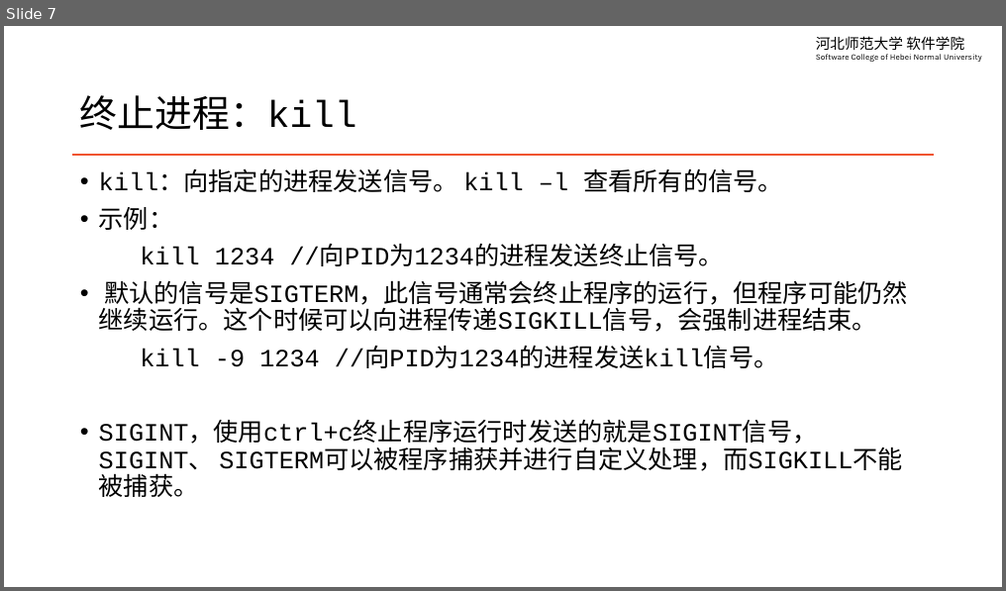
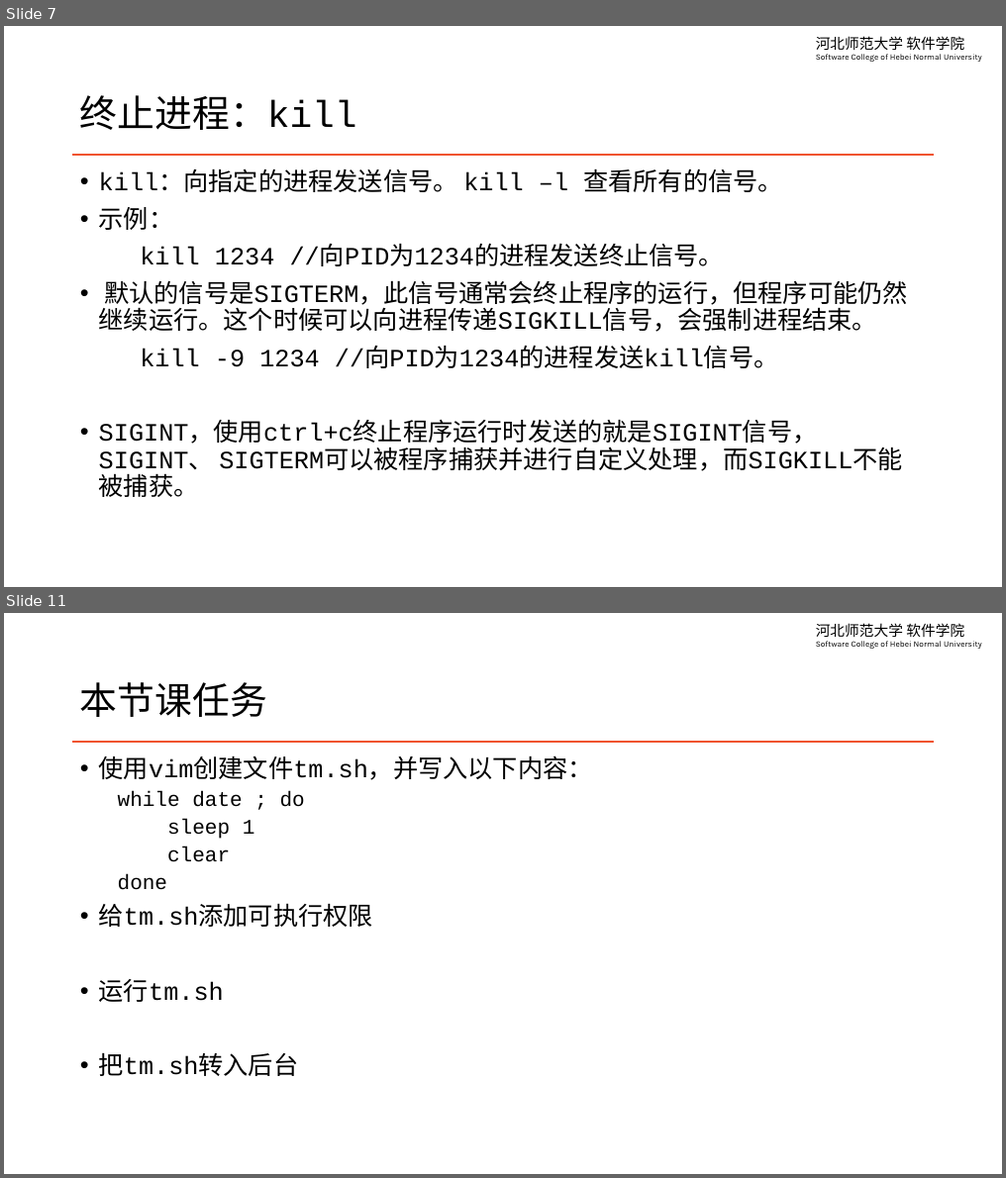
Before and after one commit to edu2act/course-linux-system, a slide deck: materials/slides/ch09-process-managment.pptx. Shown one above the other, each under a label of ours: slide 7 before the commit, slides 7 and 11 after it; the slides between them are not shown. The pictures are 1006x591 and 1006x1178 pixels, drawn with LibreOffice and Linux fonts; fonts in the diff are those of the drawing. Boxes give left, top, right and bottom in pixels: in the first picture for what was removed or moved away, otherwise in the second. Text is boxed around its words. In the diff, an @@ line names an element or a change of style, - is before the commit and + after.

```diff
--- a/materials/slides/ch09-process-managment.pptx
+++ b/materials/slides/ch09-process-managment.pptx
@@ slide 11 added at (x1=4, y1=613, x2=1002, y2=1174), background #FFFFFF; not listed: 2 template elements that a slide beside it also shows @@
@@ title added at (x1=80, y1=682, x2=267, y2=717), 36 pt, text #000000 @@
+本节课任务
@@ text added at (x1=99, y1=756, x2=593, y2=1076), 24 pt, text #000000 @@
+• 使用vim创建文件tm.sh，并写入以下内容：
+  while date ; do
+  sleep 1
+  clear
+  done
+• 给tm.sh添加可执行权限
+• 运行tm.sh
+• 把tm.sh转入后台
```
Also in this commit, not shown: 3 slides changed, 1 other slide added, 3 other files.
